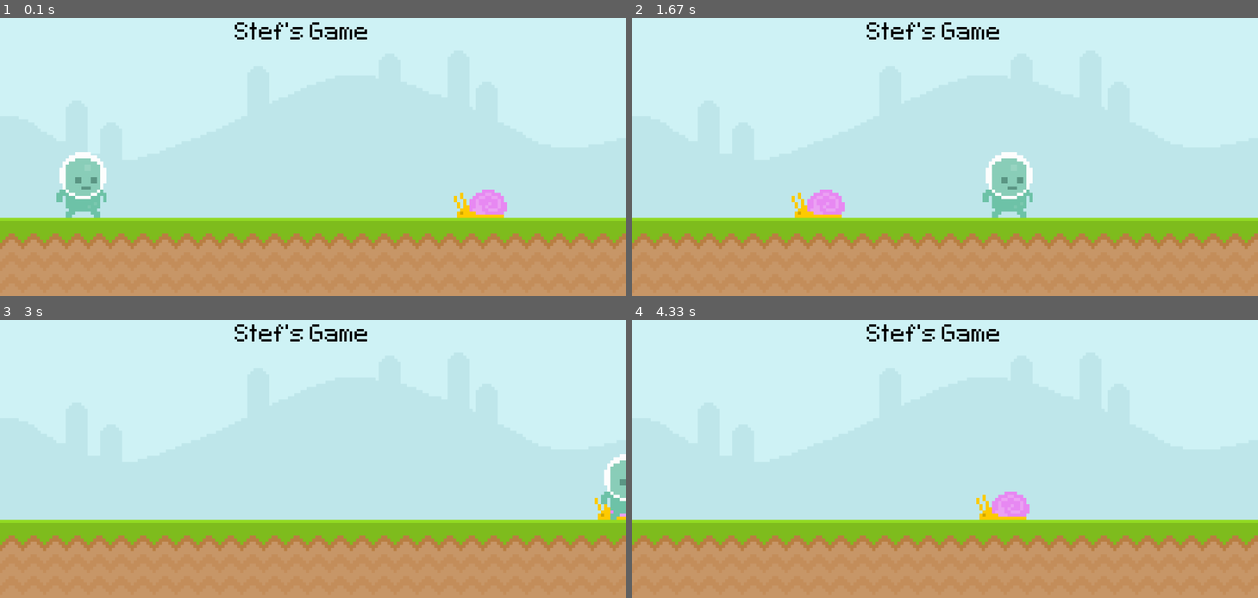
Above: before the commit, frames 1-4 (two rows, left to right).
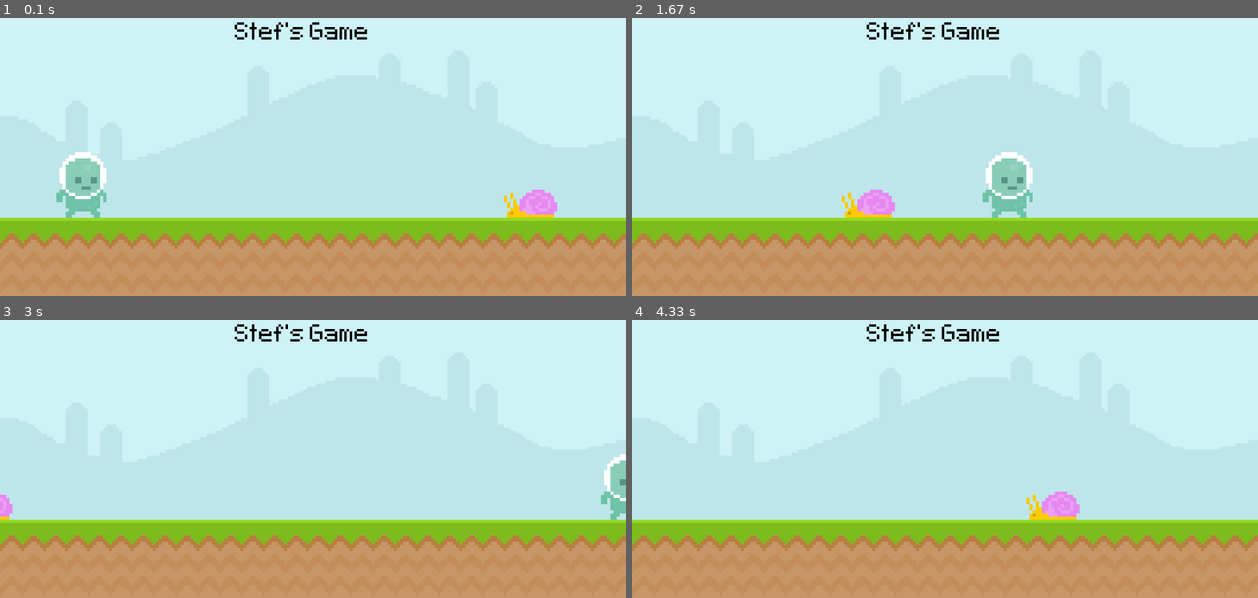
Above: after the commit, the same moments.

Repository: StefMcCuistion/PyGame-Practice-Exercises
Game: pygame game, started from src/runner.py
The game is run twice, just before and just after one commit, with the same random seed, the same clock (stepped at 60 frames per second) and the same inputs.
Inputs:
- Up to frame 1 (0.1 s): no input
- Up to frame 2 (1.67 s): no input
- Up to frame 3 (3 s): no input
- Up to frame 4 (4.33 s): no input

The runs differ from the first frame. In frame 1, 1.3% of the frame differs, in the area x 72-89%, y 61-72%; in frame 2, 1.3%; in frame 3, 0.3%; in frame 4, 1.3%, in the area x 55-72%, y 61-72%.

Commit message:
Added rect for snail

Diff:
--- a/src/runner.py
+++ b/src/runner.py
@@ -18,7 +18,7 @@
     txt_surf = font.render("Stef's Game", False, 'Black').convert()
 
     snail_surf = pg.image.load('runner/graphics/snail/snail1.png').convert_alpha()
-    snail_x = 600
+    snail_rect = snail_surf.get_rect(midbottom = (700, 300))
 
     player_surf = pg.image.load('runner/graphics/player/player_walk_1.png').convert_alpha()
     player_rect = player_surf.get_rect(midbottom = (80, 300))
@@ -31,12 +31,12 @@
         screen.blit(bg_surf)
         screen.blit(ground_surf, (0, 300))
         screen.blit(txt_surf, (300, 50))
-        screen.blit(snail_surf, (snail_x, 264))
+        screen.blit(snail_surf, snail_rect)
         player_rect.left += 4
         screen.blit(player_surf, player_rect)
-        snail_x -= 4
-        if snail_x < -72:
-            snail_x = screen.get_width()
+        snail_rect.left -= 4
+        if snail_rect.left < -snail_rect.width:
+            snail_rect.left = screen.get_width()
         pg.transform.scale(screen, (W, H), window)
         pg.display.update()
         clock.tick(60)
